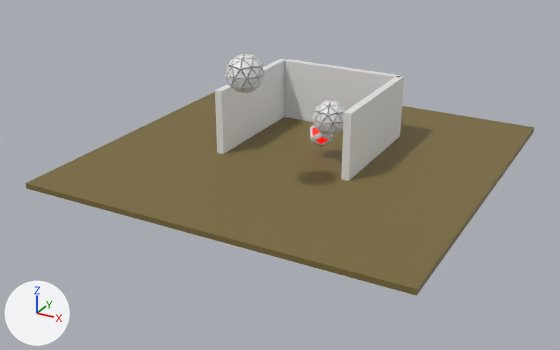
A saved change to the Blender file assets/world.blend.
Both versions are drawn from a 50 mm camera at (24.5, -48.0, 21.8) aimed at (-0.3, -2.8, -0.8). Arrows for +X, +Y and +Z are at lower left; the lights stay in place.

The scene before the commit, as lines of its bpy script (objects in view):
```python
me_cube = bpy.data.meshes.new('Cube')
me_cube.from_pydata(...)  # a box spanning x -1.0..1.0, y -1.0..1.0, z -1.0..1.0
me_cube_002 = bpy.data.meshes.new('Cube.002')
me_cube_002.from_pydata(...)  # a box spanning x -1.0..1.0, y -1.0..1.0, z -1.0..1.0
me_cube_003 = bpy.data.meshes.new('Cube.003')
me_cube_003.from_pydata(...)  # a box spanning x -1.0..1.0, y -1.0..1.0, z -1.0..1.0
me_plane = bpy.data.meshes.new('Plane')
me_plane.from_pydata(...)  # a box spanning x -1.0..1.0, y -1.0..1.0, z 0.0..0.03
me_plane.materials.append(mat_material_002)  # dark yellow #7b6c3d
ob_foo_001 = bpy.data.objects.new('Foo.001', None)
ob_foo_001.location = (2.63, -0.95, 3.54)
ob_foo_001.instance_type = 'COLLECTION'
ob_foo_001.instance_collection = col_foo
ob_plane = bpy.data.objects.new('Plane', me_plane)
ob_plane.location = (0.0, 0.0, -0.37)
ob_plane.scale = (14.0, 14.0, 14.0)
ob_wall = bpy.data.objects.new('Wall', me_cube)
ob_wall.location = (-5.3, 1.9, 2.45)
ob_wall.scale = (0.277, 4.92, 2.44)
ob_wall2 = bpy.data.objects.new('Wall2', me_cube_002)
ob_wall2.location = (0.0, 6.7, 2.45)
ob_wall2.rotation_euler = (0.0, 0.0, -1.571)  # degrees (0, 0, -90)
ob_wall2.scale = (0.277, 4.92, 2.44)
ob_wall3 = bpy.data.objects.new('Wall3', me_cube_003)
ob_wall3.location = (4.88, 1.9, 2.45)
ob_wall3.scale = (0.277, 4.92, 2.44)
# also in view: 'Foo' at (-0.1, -7.8, 8.1)
```
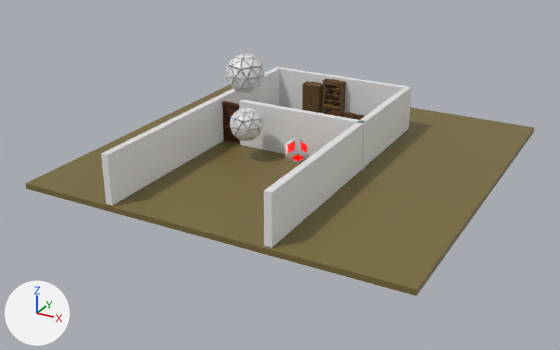
Diff of the bpy script that builds the scene:
```diff
--- a/assets/world.blend.py
+++ b/assets/world.blend.py
@@ ob_plane @@
 ob_plane = bpy.data.objects.new('Plane', me_plane)
-ob_plane.location = (0.0, 0.0, -0.37)
-ob_plane.scale = (14.0, 14.0, 14.0)
+ob_plane.location = (0.0, 0.0, -0.39)
+ob_plane.scale = (14.0, 14.0, 14.3)
@@ ob_wall @@
 ob_wall = bpy.data.objects.new('Wall', me_cube)
-ob_wall.location = (-5.3, 1.9, 2.45)
-ob_wall.scale = (0.277, 4.92, 2.44)
+ob_wall.location = (-6.72, -2.58, 1.8)
+ob_wall.scale = (0.25, 11.3, 1.75)
@@ ob_wall2 @@
 ob_wall2 = bpy.data.objects.new('Wall2', me_cube_002)
-ob_wall2.location = (0.0, 6.7, 2.45)
+ob_wall2.location = (-0.9, 8.46, 1.8)
 ob_wall2.rotation_euler = (0.0, 0.0, -1.571)  # degrees (0, 0, -90)
-ob_wall2.scale = (0.277, 4.92, 2.44)
+ob_wall2.scale = (0.25, 5.62, 1.75)
@@ ob_wall3 @@
 ob_wall3 = bpy.data.objects.new('Wall3', me_cube_003)
-ob_wall3.location = (4.88, 1.9, 2.45)
-ob_wall3.scale = (0.277, 4.92, 2.44)
+ob_wall3.location = (4.93, -2.58, 1.8)
+ob_wall3.scale = (0.25, 11.2, 1.75)
@@ ob_closet_001 @@
+ob_closet_001 = bpy.data.objects.new('Closet.001', me_cube_009)  # 1050 vertices, 1038 faces; spans x -0.78..0.78, y -0.43..0.43, z -0.01..2.97; in mat_wood (brown #755c40), mat_metal (yellow #968650)
+ob_closet_001.location = (-3.03, 7.73, -0.06)
@@ ob_closet_rightdoor_001 @@
+ob_closet_rightdoor_001 = bpy.data.objects.new('Closet_RightDoor.001', me_cube_008)  # 240 vertices, 230 faces; spans x -0.67..0.0, y -0.07..0.0, z -1.14..1.17; in mat_darkwood (brown #665038), mat_metal (yellow #968650)
+ob_closet_rightdoor_001.location = (-2.36, 7.36, 1.48)
@@ ob_closet_leftdoor_001 @@
+ob_closet_leftdoor_001 = bpy.data.objects.new('Closet_LeftDoor.001', me_cube_007)  # 240 vertices, 230 faces; spans x 0.0..0.67, y -0.07..0.0, z -1.14..1.17; in mat_darkwood (brown #665038), mat_metal (yellow #968650)
+ob_closet_leftdoor_001.location = (-3.7, 7.36, 1.48)
@@ ob_door_001 @@
+ob_door_001 = bpy.data.objects.new('Door.001', me_cube_023)  # 184 vertices, 182 faces; spans x -1.33..0.0, y -0.06..0.06, z -1.34..1.64; in mat_wood_005 (brown #5a392a)
+ob_door_001.location = (-5.01, -0.64, 1.39)
@@ ob_doorframe_001 @@
+ob_doorframe_001 = bpy.data.objects.new('DoorFrame.001', me_cube_021)  # 60 vertices, 58 faces; spans x -0.88..0.87, y -0.17..0.16, z 0.02..3.15; in mat_wood_005 (brown #5a392a)
+ob_doorframe_001.location = (-5.66, -0.64, 0.04)
@@ ob_bookcase_single_001 @@
+ob_bookcase_single_001 = bpy.data.objects.new('BookCase_Single.001', me_cube_018)  # 5190 vertices, 5168 faces; spans x -0.92..0.92, y -0.38..0.29, z -0.02..3.35; in mat_wood1 (brown #7a6349), mat_wood2 (brown #755c40), mat_darkwood_004 (brown #6b5640), mat_pages (beige #cabe93), mat_cover1 (dark red #6e2e26), mat_cover2 (dark blue #242341), mat_cover3 (brown #9b7c40), mat_cover4 (dark yellow #36381a), mat_cover6 (dark red #3d1724), mat_cover5 (black #1c2215)
+ob_bookcase_single_001.location = (-1.16, 7.94, 0.03)
@@ ob_sofa2_001 @@
+ob_sofa2_001 = bpy.data.objects.new('Sofa2.001', me_cube_010)  # 1868 vertices, 1828 faces; spans x -2.0..2.0, y -0.8..0.74, z -0.14..1.32; in mat_sofa (brown #5a3c2a), mat_legs (dark grey #4b423e)
+ob_sofa2_001.location = (1.07, 5.8, 0.14)
@@ ob_wall_003 @@
+ob_wall_003 = bpy.data.objects.new('Wall.003', me_cube_003.copy())  # the mesh of ob_wall3
+ob_wall_003.location = (0.2, -0.66, 1.8)
+ob_wall_003.rotation_euler = (0.0, 0.0, -1.571)  # degrees (0, 0, -90)
+ob_wall_003.scale = (0.25, 5.05, 1.75)
```

What differs and where, as boxes [x1, y1, x2, y2] in the pictures (560 x 350 px):
'Plane', moved, rescaled: before [25, 92, 534, 296]; after [25, 85, 534, 296]
'Wall', moved, rescaled (151% wider, 46% taller): before [215, 59, 286, 154]; after [101, 67, 281, 206]
'Wall3', moved, rescaled (131% wider, 54% taller): before [341, 76, 404, 181]; after [264, 86, 411, 248]
'Wall2', moved, rescaled (9% wider, 22% shorter): before [285, 59, 401, 122]; after [279, 67, 406, 116]
'Wall.003', added: after [239, 100, 367, 170]
'BookCase_Single.001', added (brown): after [322, 79, 346, 114]
'Door.001', added: after [224, 105, 239, 143]
'Closet.001', added: after [302, 81, 323, 113]
'Sofa2.001', added: after [328, 110, 365, 120]
'Closet_LeftDoor.001', added: after [303, 86, 311, 111]
'Closet_RightDoor.001', added: after [310, 87, 318, 113]
'DoorFrame.001', added: after [222, 101, 240, 144]
